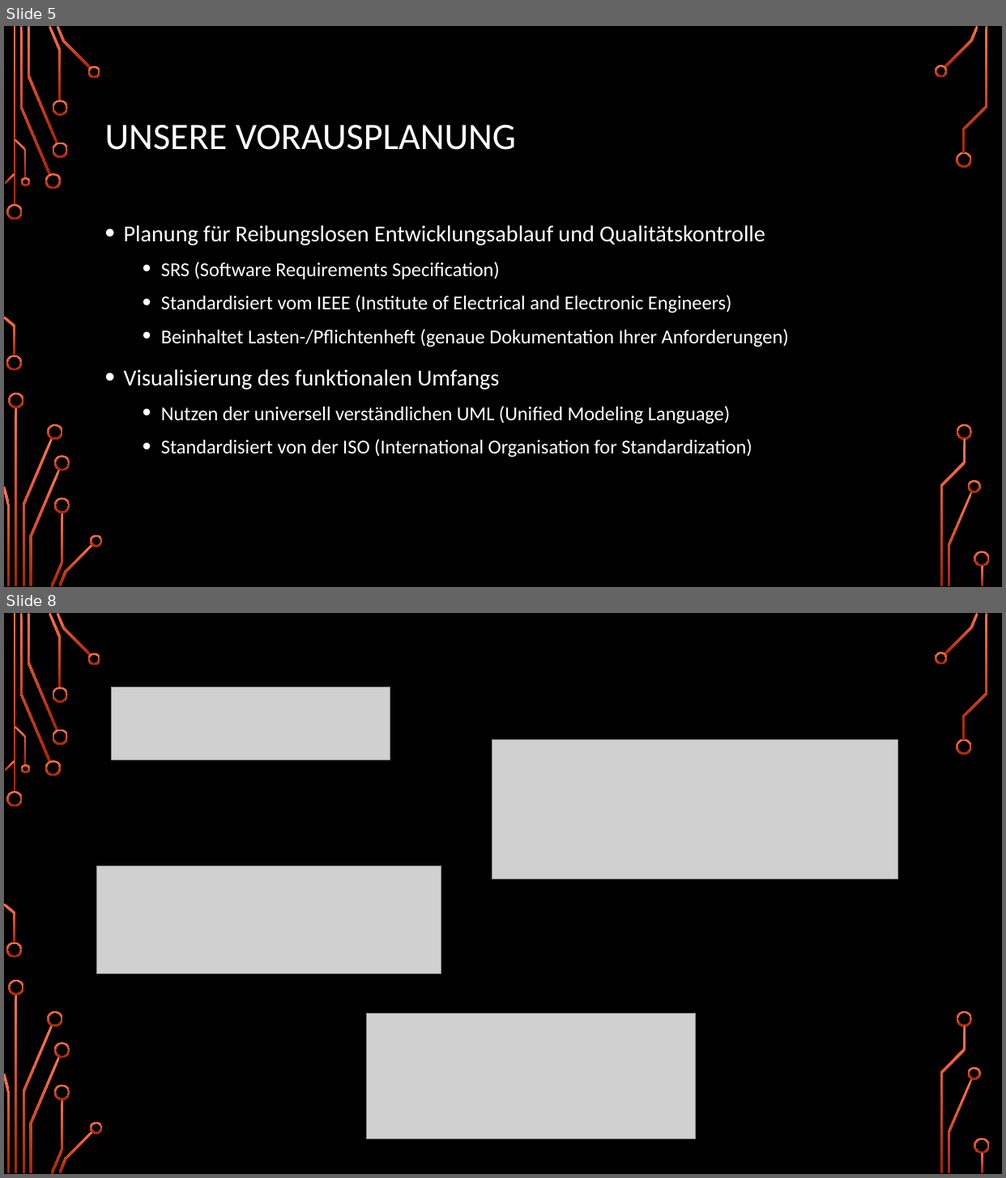
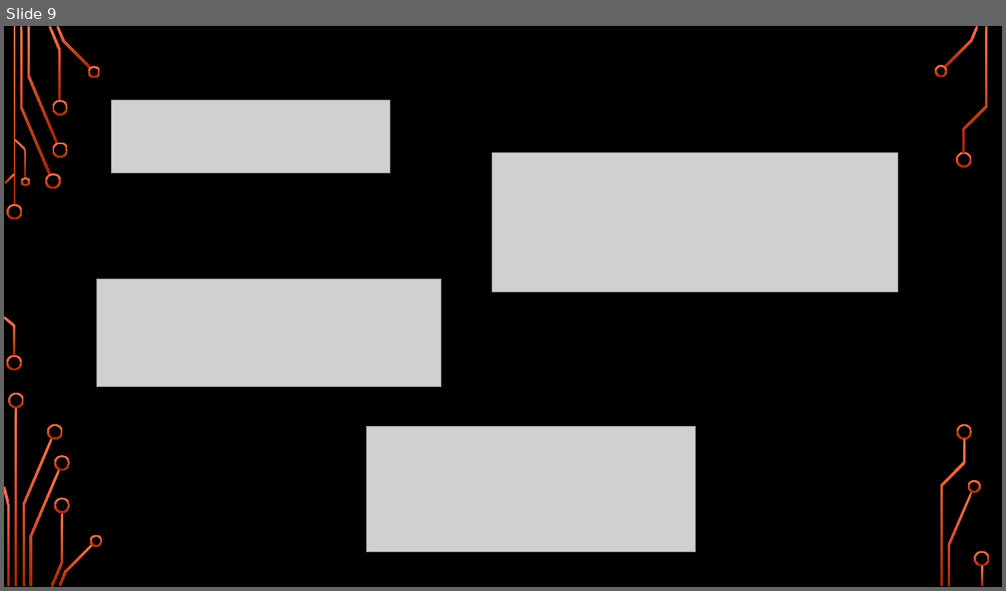
Before and after one commit to DudeStudienarbeitLMAO/TINF15B4-LSMF, a slide deck: docs/Midterm-Presentation/SoftwareEngineering_Präsi.pptx. Shown one above the other, each under a label of ours: slides 5 and 8 before the commit, slide 9 after it; the slides between them are not shown. The pictures are 1006x1178 and 1006x591 pixels, drawn with LibreOffice and Linux fonts; fonts in the diff are those of the drawing; grey boxes stand for pictures; background and template pictures are left out. Boxes give left, top, right and bottom in pixels: in the first picture for what was removed or moved away, otherwise in the second. Text is boxed around its words. In the diff, an @@ line names an element or a change of style, - is before the commit and + after.

```diff
--- a/docs/Midterm-Presentation/SoftwareEngineering_Präsi.pptx
+++ b/docs/Midterm-Presentation/SoftwareEngineering_Präsi.pptx
@@ slide 5 removed at <box>4,26,1002,587</box>, background picture (left out); not listed: 36 template elements that a slide beside it also shows @@
@@ title removed at <box>105,125,516,150</box> @@
-UNSERE VORAUSPLANUNG
@@ text removed at <box>124,225,789,458</box> @@
-• Planung für Reibungslosen Entwicklungsablauf und Qualitätskontrolle
-  • SRS (Software Requirements Specification)
-  • Standardisiert vom IEEE (Institute of Electrical and Electronic Engineers)
-  • Beinhaltet Lasten-/Pflichtenheft (genaue Dokumentation Ihrer Anforderungen)
-• Visualisierung des funktionalen Umfangs
-  • Nutzen der universell verständlichen UML (Unified Modeling Language)
-  • Standardisiert von der ISO (International Organisation for Standardization)
@@ what was slide 8 is now slide 9 @@
```
Also in this commit, not shown: 7 slides changed, 21 slides added, 8 other slides removed, 2 other files.
